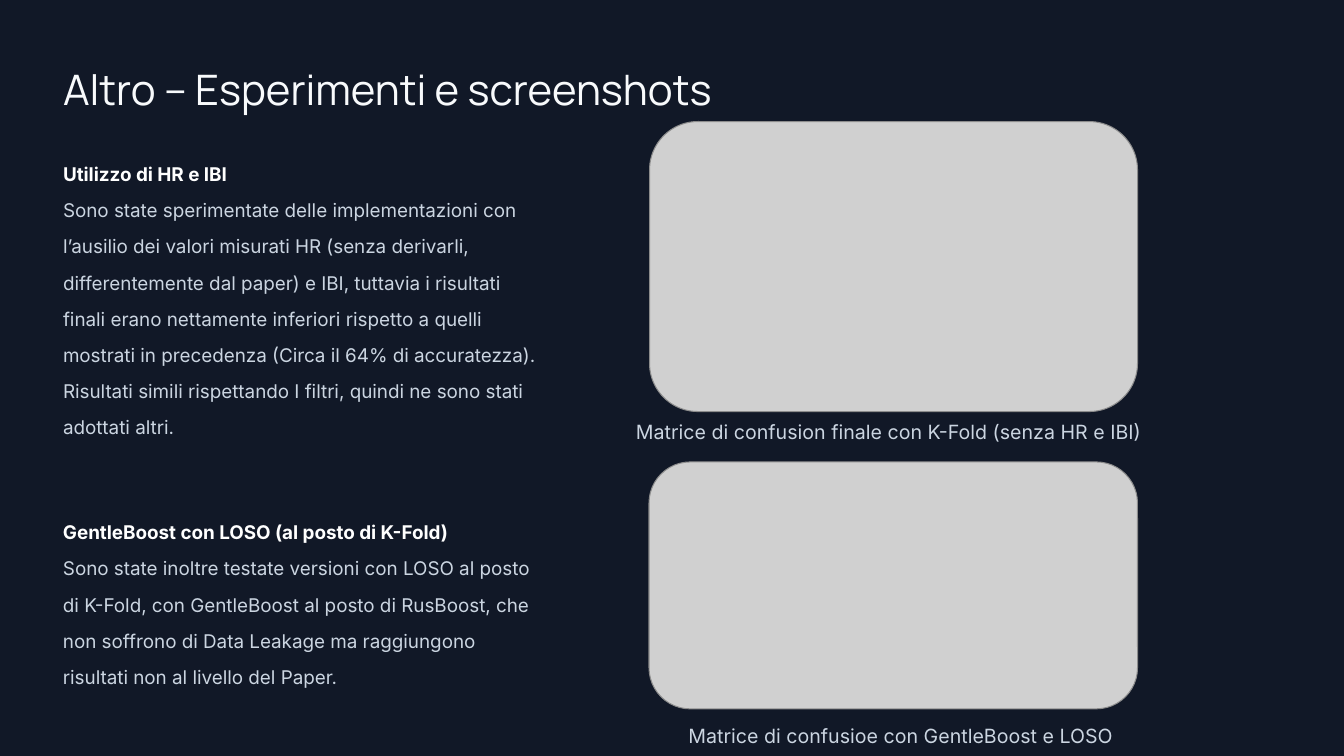
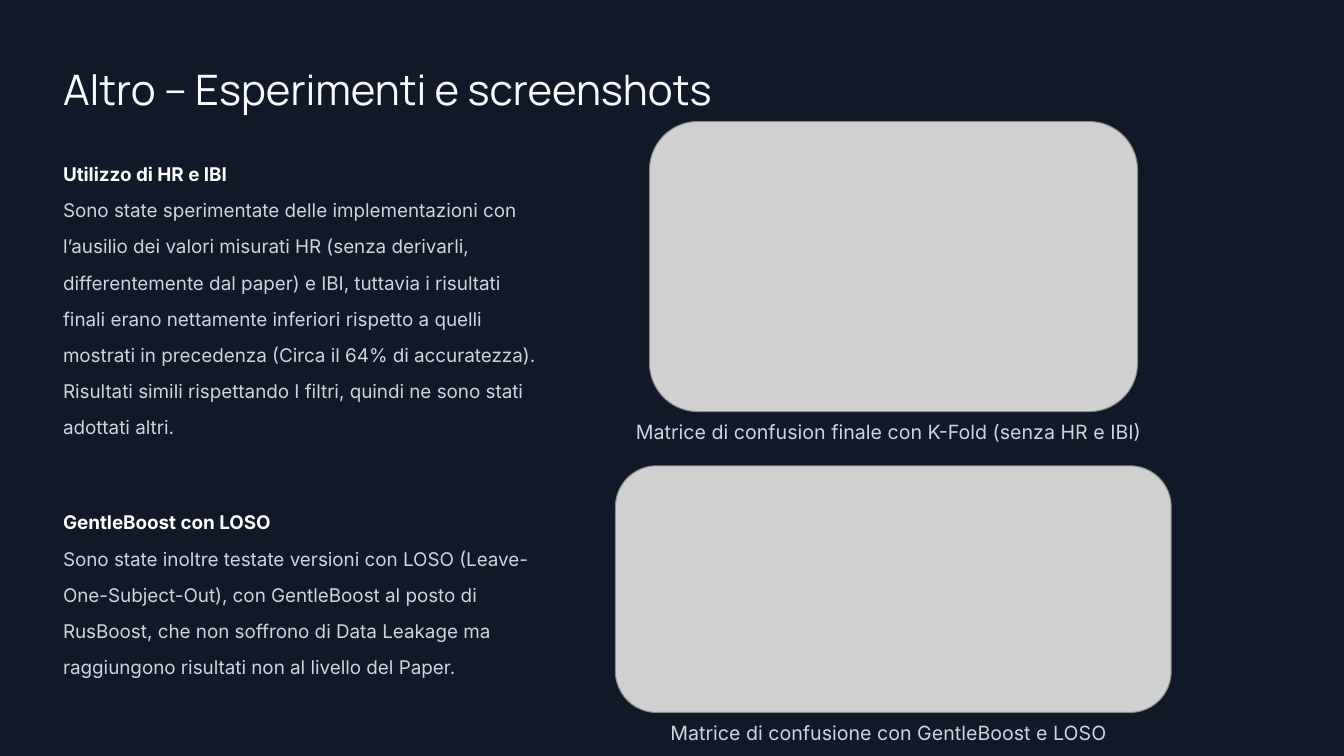
Before and after one commit to GABRYCA/ml-stress-rest, a slide deck: slide 15 of Progetto Interfacce Uomo-Macchina.pptx. Drawn at 1344x756 pixels with LibreOffice and Linux fonts; fonts in the diff are those of the drawing; grey boxes stand for pictures; background and template pictures are left out. Boxes give left, top, right and bottom in pixels: in the first picture for what was removed or moved away, otherwise in the second. Text is boxed around its words. In the diff, an @@ line names an element or a change of style, - is before the commit and + after.

```diff
--- a/Progetto Interfacce Uomo-Macchina.pptx
+++ b/Progetto Interfacce Uomo-Macchina.pptx
@@ picture: place and size @@
-picture at (649,462,1138,709)
+picture at (616,466,1172,713)
@@ text at (63,515,528,678): text changed @@
-GentleBoost con LOSO (al posto di K-Fold)
-Sono state inoltre testate versioni con LOSO al posto di K-Fold, con GentleBoost al posto di RusBoost, che non soffrono di Data Leakage ma raggiungono risultati non al livello del Paper.
+GentleBoost con LOSO
+Sono state inoltre testate versioni con LOSO (Leave-One-Subject-Out), con GentleBoost al posto di RusBoost, che non soffrono di Data Leakage ma raggiungono risultati non al livello del Paper.
@@ text at (670,725,1106,740): text changed @@
-Matrice di confusioe con GentleBoost e LOSO
+Matrice di confusione con GentleBoost e LOSO
```
Also in this commit, not shown: 2 other slides changed, 2 other files.
